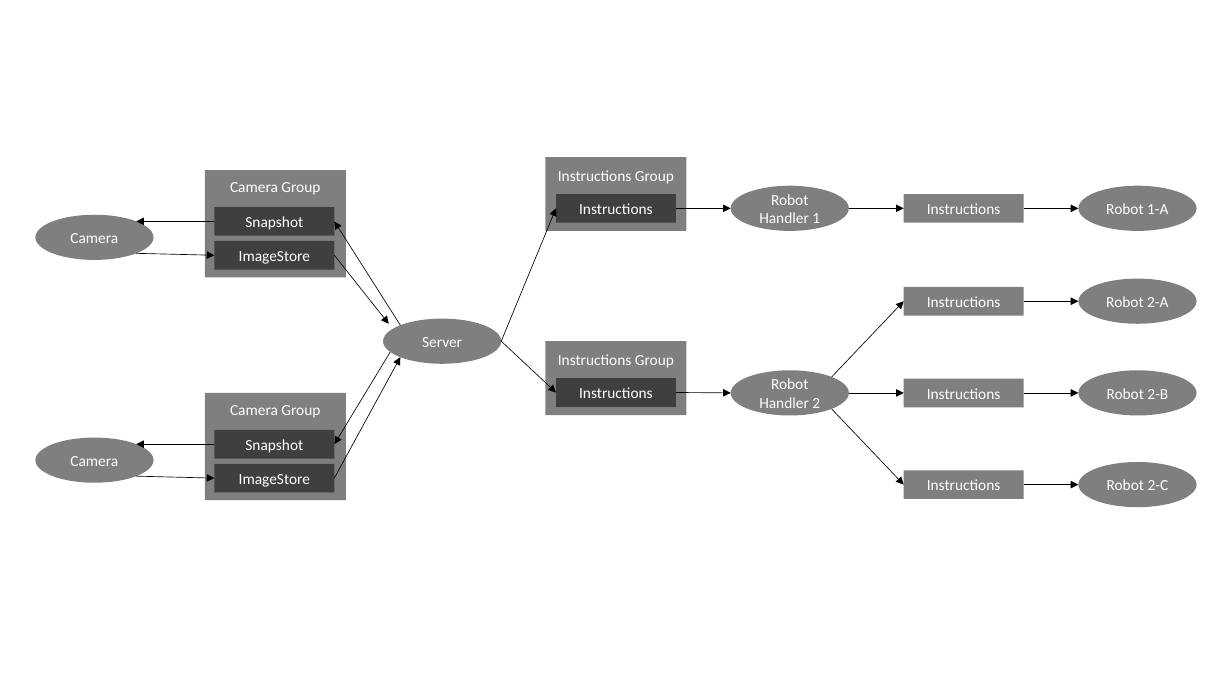
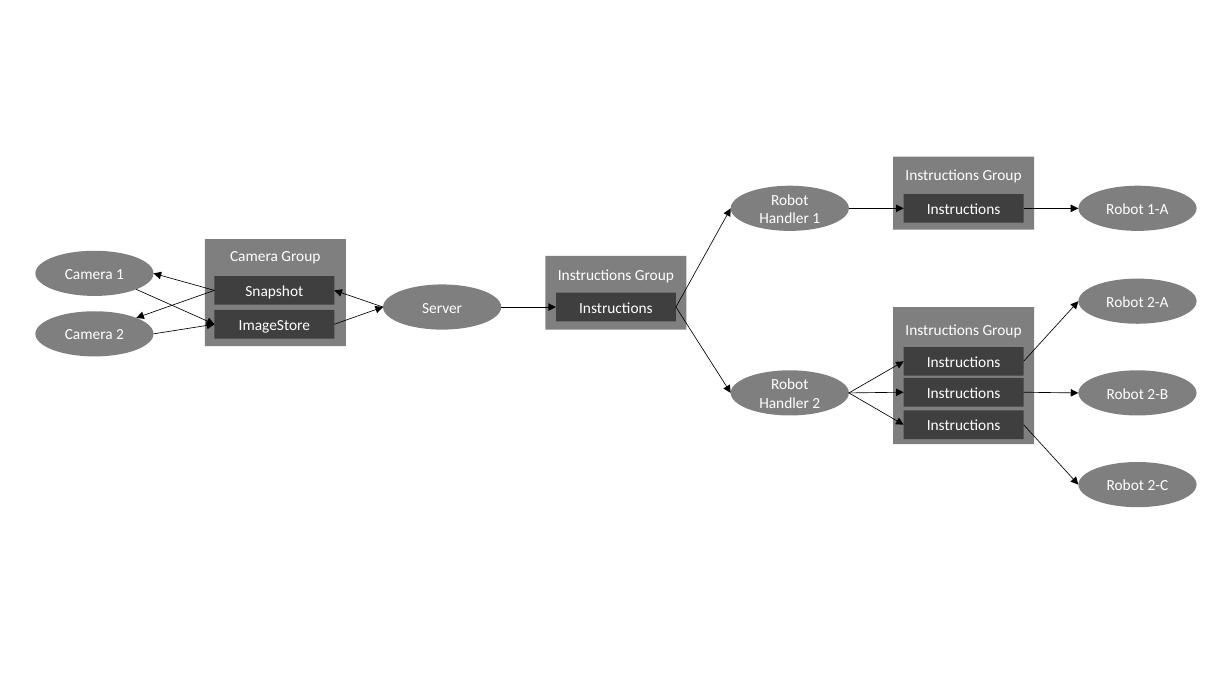
Before and after one commit to Iranaphor/Autonomous-Litter-Collection, a slide deck: slide 10 of Visual Plan.pptx. Drawn at 1232x693 pixels with LibreOffice and Linux fonts; fonts in the diff are those of the drawing. Boxes give left, top, right and bottom in pixels: in the first picture for what was removed or moved away, otherwise in the second. Text is boxed around its words. In the diff, an @@ line names an element or a change of style, - is before the commit and + after.

```diff
--- a/Visual Plan.pptx
+++ b/Visual Plan.pptx
@@ rectangle removed at <box>205,170,347,277</box> @@
-Camera Group
@@ rectangle "Instructions Group": place and size @@
-rectangle "Instructions Group" at <box>545,157,687,231</box>
+rectangle "Instructions Group" at <box>894,157,1035,230</box>
@@ rectangle removed at <box>214,207,335,236</box> @@
-Snapshot
@@ arrow removed from (501, 341) to (556, 208) @@
@@ arrow moved from (677, 208) - (731, 208) to (677, 307) - (731, 208) @@
@@ arrow removed from (400, 325) to (335, 222) @@
@@ ellipse "Camera 1": place and size @@
-ellipse "Camera 1" at <box>35,214,153,260</box>
+ellipse "Camera 1" at <box>35,250,153,296</box>
@@ text in ellipse at <box>65,269,124,279</box>: text changed @@
-Camera
+Camera 1
@@ rectangle removed at <box>214,241,335,270</box> @@
-ImageStore
@@ arrow removed from (335, 255) to (389, 323) @@
@@ rectangle "Instructions Group": place and size @@
-rectangle "Instructions Group" at <box>545,341,687,415</box>
+rectangle "Instructions Group" at <box>545,256,687,330</box>
@@ arrow moved from (136, 253) - (214, 255) to (136, 289) - (214, 324) @@
@@ arrow moved from (214, 445) - (136, 445) to (214, 290) - (136, 318) @@
@@ arrow moved from (214, 222) - (136, 222) to (214, 290) - (153, 274) @@
@@ arrow moved from (390, 352) - (335, 445) to (384, 307) - (335, 290) @@
@@ ellipse "Server": place and size @@
-ellipse "Server" at <box>384,319,502,364</box>
+ellipse "Server" at <box>384,285,502,330</box>
@@ rectangle "Instructions": place and size @@
-rectangle "Instructions" at <box>556,378,677,407</box>
+rectangle "Instructions" at <box>556,293,677,322</box>
@@ ellipse "Camera 2": place and size @@
-ellipse "Camera 2" at <box>35,438,153,483</box>
+ellipse "Camera 2" at <box>35,311,153,357</box>
@@ text in ellipse at <box>65,329,124,339</box>: text changed @@
-Camera
+Camera 2
@@ arrow moved from (136, 476) - (214, 478) to (153, 334) - (214, 324) @@
@@ 3 rectangles: place and size @@
-3 rectangles at <box>205,393,347,500</box>
+3 rectangles at <box>205,239,347,347</box>
@@ arrow moved from (335, 478) - (400, 358) to (335, 324) - (384, 307) @@
@@ arrow moved from (501, 341) - (556, 393) to (501, 307) - (556, 307) @@
@@ arrow moved from (677, 393) - (731, 393) to (677, 307) - (731, 393) @@
@@ rectangle "Instructions Group": place and size @@
-rectangle "Instructions Group" at <box>556,194,677,223</box>
+rectangle "Instructions Group" at <box>894,307,1035,444</box>
@@ text in rectangle at <box>905,324,1022,338</box>: text changed @@
-Instructions
+Instructions Group
@@ arrow moved from (1024, 301) - (1079, 301) to (1024, 361) - (1079, 301) @@
@@ rectangle "Instructions": place and size @@
-rectangle "Instructions" at <box>904,287,1024,315</box>
+rectangle "Instructions" at <box>904,348,1024,376</box>
@@ arrow moved from (832, 377) - (904, 301) to (849, 393) - (904, 361) @@
@@ text "Instructions" rewrapped from <box>904,379,1024,408</box> to <box>927,387,1001,398</box> @@
@@ arrow moved from (832, 409) - (904, 485) to (849, 393) - (904, 425) @@
@@ rectangle "Instructions": place and size @@
-rectangle "Instructions" at <box>904,470,1024,499</box>
+rectangle "Instructions" at <box>904,410,1024,439</box>
@@ arrow moved from (1024, 485) - (1079, 485) to (1024, 425) - (1079, 485) @@
```
Also in this commit, not shown: 1 other slide changed, 1 other file.
